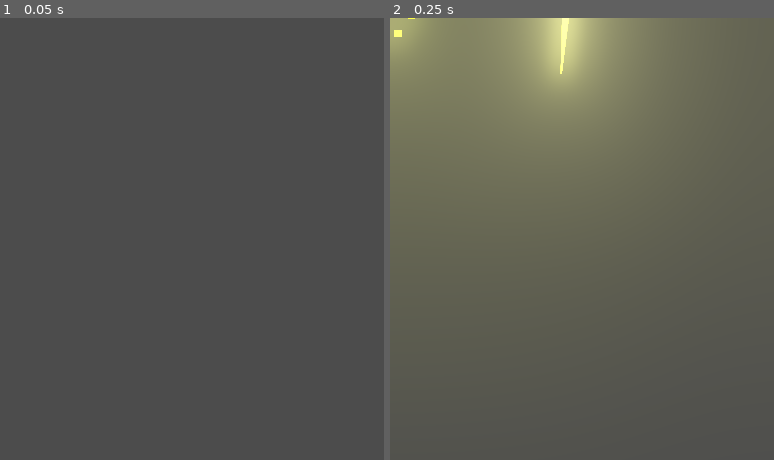
Above: before the commit, frames 1-2 (left to right).
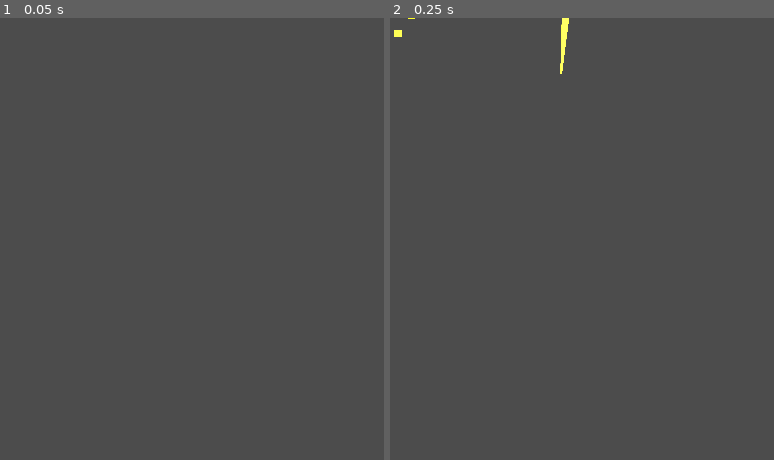
Above: after the commit, the same moments.

Repository: MrBSmith/Haven
Game: Godot game, scene res://Scenes/Projectile/Lightning.tscn
Same seed, same stepped clock (60 frames per second), same inputs: the game is played once before the commit and once after it. This scene is started directly instead of the project's main scene.
Inputs:
- Up to frame 1 (0.05 s): no input
- Up to frame 2 (0.25 s): no input

Frame 1 is identical in both runs. In frame 2, 42% of the frame differs, in the area x 0-94%, y 0-53%.
Error after the commit: Attempt to call function 'get_environment' in base 'null instance' on a null instance. (res://Node2D.gd:43)

Commit message:
World environment relocalisezd in the main garden node

Diff:
--- a/Node2D.gd
+++ b/Node2D.gd
@@ -39,7 +39,8 @@
 	$Particles2D.set_emitting(true)
 
 	var tween = $Tween
-	var environement = $WorldEnvironment.get_environment()
+	var world_enviroment = get_tree().get_current_scene().find_node("WorldEnvironment")
+	var environement = world_enviroment.get_environment()
 
 	tween.interpolate_property(environement, "glow_strength",
 		 1.0, 0.0, 0.05,
--- a/Scenes/Garden/Garden.tscn
+++ b/Scenes/Garden/Garden.tscn
@@ -12,6 +12,17 @@
 
 [sub_resource type="DynamicFont" id=2]
 font_data = ExtResource( 5 )
+
+[sub_resource type="Environment" id=3]
+background_mode = 4
+glow_enabled = true
+glow_levels/1 = true
+glow_levels/2 = true
+glow_levels/4 = true
+glow_levels/6 = true
+glow_levels/7 = true
+glow_intensity = 4.0
+glow_bicubic_upscale = true
 
 [node name="Garden" type="Node2D"]
 script = ExtResource( 1 )
@@ -72,3 +83,6 @@
 __meta__ = {
 "_edit_lock_": true
 }
+
+[node name="WorldEnvironment" type="WorldEnvironment" parent="."]
+environment = SubResource( 3 )
--- a/Scenes/Projectile/LightingMainBranch.tscn
+++ b/Scenes/Projectile/LightingMainBranch.tscn
@@ -13,3 +13,6 @@
 script = ExtResource( 2 )
 motions = [ SubResource( 1 ) ]
 lifetime = 0.5
+
+[node name="LightingTrail" parent="." index="0"]
+default_color = Color( 24.27, 24.42, 0.4, 1 )
--- a/Scenes/Projectile/LightingProjectile.tscn
+++ b/Scenes/Projectile/LightingProjectile.tscn
@@ -16,7 +16,7 @@
 lifetime = -1.0
 
 [node name="LightingTrail" parent="." instance=ExtResource( 2 )]
-default_color = Color( 3, 3, 0.4, 1 )
+default_color = Color( 24, 24, 0.4, 1 )
 begin_cap_mode = 2
 antialiased = true
 trail_max_lenght = 35
--- a/Scenes/Projectile/Lightning.tscn
+++ b/Scenes/Projectile/Lightning.tscn
@@ -1,25 +1,14 @@
-[gd_scene load_steps=6 format=2]
+[gd_scene load_steps=5 format=2]
 
 [ext_resource path="res://Node2D.gd" type="Script" id=1]
 
-[sub_resource type="Environment" id=1]
-background_mode = 4
-glow_enabled = true
-glow_levels/4 = true
-glow_levels/6 = true
-glow_levels/7 = true
-glow_intensity = 0.2
-glow_blend_mode = 0
-glow_hdr_luminance_cap = 0.5
-glow_bicubic_upscale = true
-
-[sub_resource type="Curve" id=2]
+[sub_resource type="Curve" id=1]
 _data = [ Vector2( 0, 0 ), 0.0, 0.0, 0, 0, Vector2( 0.200893, 0.9875 ), 0.0, 0.0, 0, 0, Vector2( 1, 0 ), 0.0, 0.0, 0, 0 ]
 
-[sub_resource type="CurveTexture" id=3]
-curve = SubResource( 2 )
+[sub_resource type="CurveTexture" id=2]
+curve = SubResource( 1 )
 
-[sub_resource type="ParticlesMaterial" id=4]
+[sub_resource type="ParticlesMaterial" id=3]
 emission_shape = 1
 emission_sphere_radius = 5.0
 flag_disable_z = true
@@ -41,15 +30,12 @@
 z_index = 2
 script = ExtResource( 1 )
 
-[node name="WorldEnvironment" type="WorldEnvironment" parent="."]
-environment = SubResource( 1 )
-
 [node name="Particles2D" type="Particles2D" parent="."]
 emitting = false
 amount = 10
 one_shot = true
 speed_scale = 1.97
 explosiveness = 0.61
-process_material = SubResource( 4 )
+process_material = SubResource( 3 )
 
 [node name="Tween" type="Tween" parent="."]
--- a/Scenes/VFX/Fire.tscn
+++ b/Scenes/VFX/Fire.tscn
@@ -1,31 +1,19 @@
-[gd_scene load_steps=7 format=2]
+[gd_scene load_steps=6 format=2]
 
-[sub_resource type="Environment" id=1]
-background_mode = 4
-glow_enabled = true
-glow_levels/1 = true
-glow_levels/2 = true
-glow_levels/4 = true
-glow_levels/6 = true
-glow_levels/7 = true
-glow_intensity = 4.0
-glow_hdr_threshold = 0.73
-glow_bicubic_upscale = true
-
-[sub_resource type="Gradient" id=2]
+[sub_resource type="Gradient" id=1]
 offsets = PoolRealArray( 0.00941915, 0.032967, 0.0706436, 0.230769, 0.492936, 0.545455, 0.594406 )
 colors = PoolColorArray( 3, 3, 1, 0.85098, 9.83137, 12.2118, 0, 0.784314, 48.5608, 0.588235, 0.0313726, 0.639216, 0.678431, 0, 0, 0.780392, 0.168627, 0.0784314, 0.168627, 0.341176, 0.160784, 0.160784, 0.160784, 0.8, 0.27451, 0.27451, 0.27451, 0.537255 )
 
-[sub_resource type="GradientTexture" id=3]
-gradient = SubResource( 2 )
+[sub_resource type="GradientTexture" id=2]
+gradient = SubResource( 1 )
 
-[sub_resource type="Curve" id=4]
+[sub_resource type="Curve" id=3]
 _data = [ Vector2( 0, 0 ), 0.0, 0.0, 0, 0, Vector2( 0.0178571, 1 ), 0.0, 0.0, 0, 0, Vector2( 1, 0 ), -2.96969, 0.0, 0, 0 ]
 
-[sub_resource type="CurveTexture" id=5]
-curve = SubResource( 4 )
+[sub_resource type="CurveTexture" id=4]
+curve = SubResource( 3 )
 
-[sub_resource type="ParticlesMaterial" id=6]
+[sub_resource type="ParticlesMaterial" id=5]
 emission_shape = 1
 emission_sphere_radius = 1.0
 flag_disable_z = true
@@ -52,9 +40,6 @@
 modulate = Color( 1, 1, 1, 0.407843 )
 z_index = 2
 
-[node name="WorldEnvironment" type="WorldEnvironment" parent="."]
-environment = SubResource( 1 )
-
 [node name="Particles2D" type="Particles2D" parent="."]
 amount = 259
-process_material = SubResource( 6 )
+process_material = SubResource( 5 )
Not shown: 1 places in Scenes/Garden/Garden.tscn that only renumber resources
Not shown: 1 places in Scenes/Projectile/Lightning.tscn that only renumber resources
Not shown: 1 places in Scenes/VFX/Fire.tscn that only renumber resources
